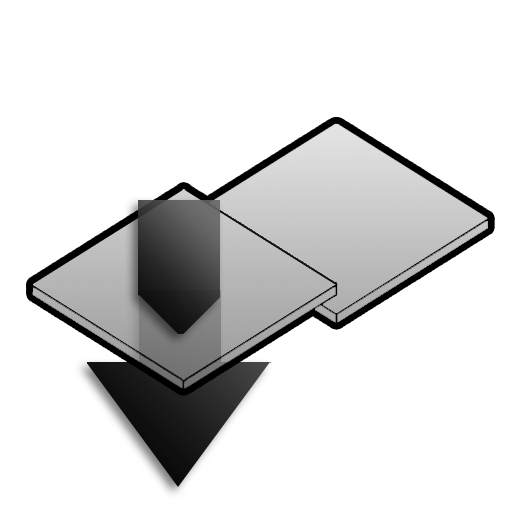
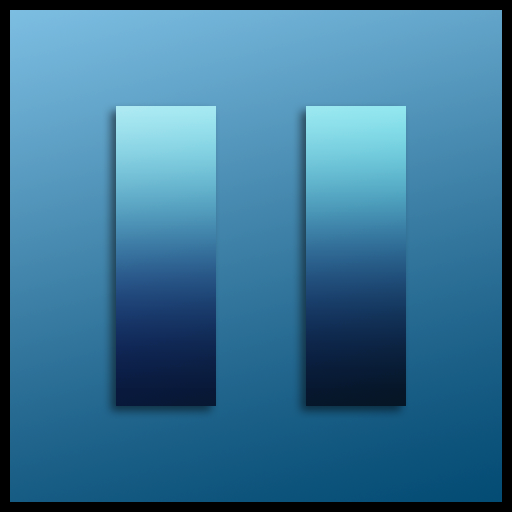
Comparing the layer stacks of the two 512 x 512 images. Changes:
added layer "Слой 6" above "Слой 7" over [116, 106, 406, 406]
added layer "Слой 7" above "Группа 1" over [0, 0, 512, 512]
moved "Слой 2" into group "Группа 1" over [138, 200, 220, 334]
moved "Слой 5" into group "Группа 1" over [32, 124, 488, 388]
moved "Слой 4" into group "Группа 1" over [26, 117, 495, 396]
moved "Прямоугольник 2" into group "Группа 1" over [87, 290, 271, 487]
